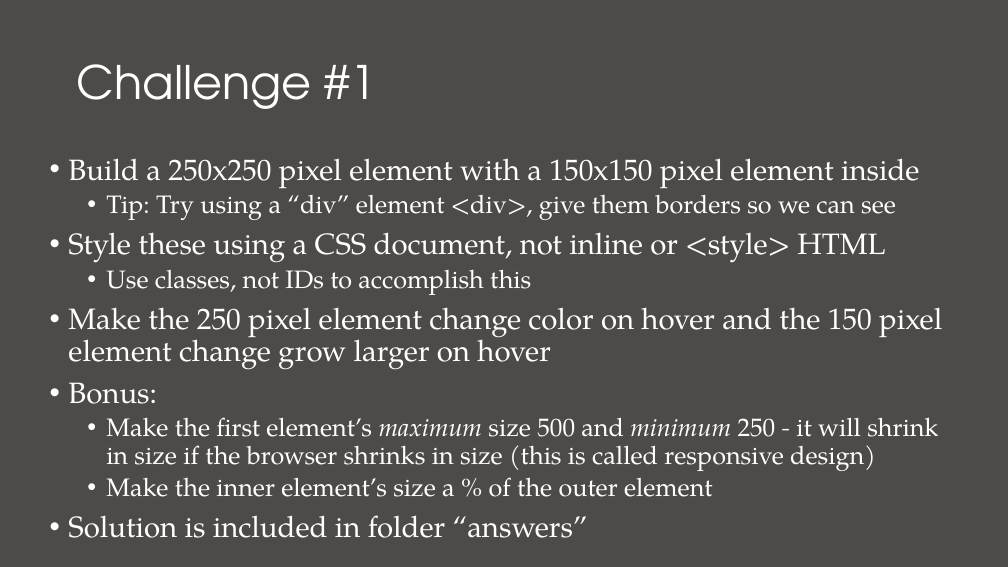
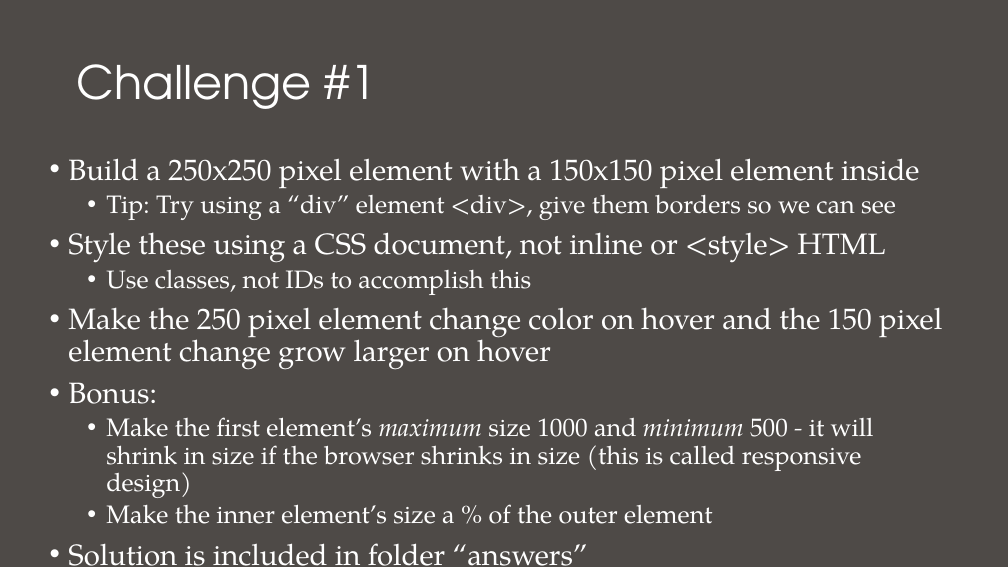
Before and after one commit to ageller/IDEAS_FSS-Vis, a slide deck: slide 13 of IntroToWebTechnology/introToWeb.pptx. Drawn at 1008x567 pixels with LibreOffice and Linux fonts; fonts in the diff are those of the drawing. Boxes give left, top, right and bottom in pixels: in the first picture for what was removed or moved away, otherwise in the second. Text is boxed around its words. In the diff, an @@ line names an element or a change of style, - is before the commit and + after.

Commit message:
increased size of bonus to challeng 1

```diff
--- a/IntroToWebTechnology/introToWeb.pptx
+++ b/IntroToWebTechnology/introToWeb.pptx
@@ text at (106,417,874,498): text changed @@
-  • Make the first element’s maximum size 500 and minimum 250 - it will shrink in size if the browser shrinks in size (this is called responsive design)
+  • Make the first element’s maximum size 1000 and minimum 500 - it will shrink in size if the browser shrinks in size (this is called responsive design)
```
